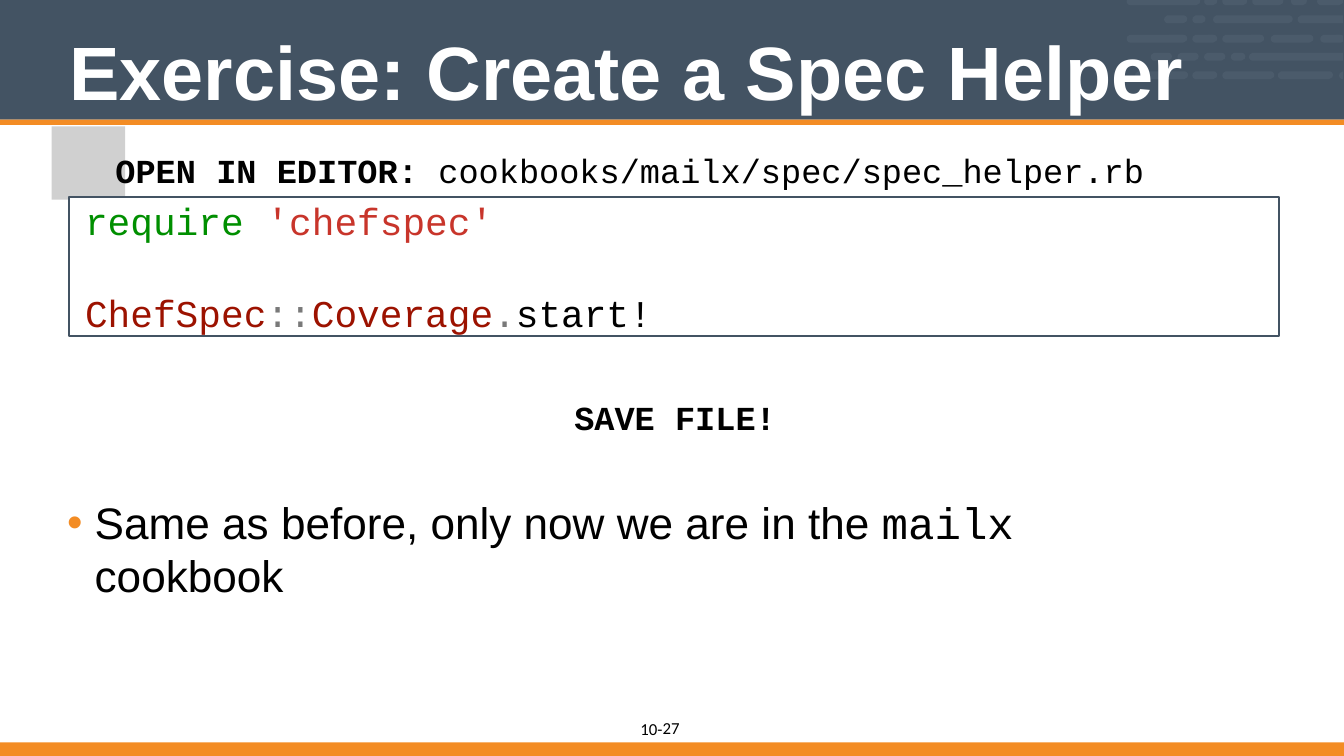
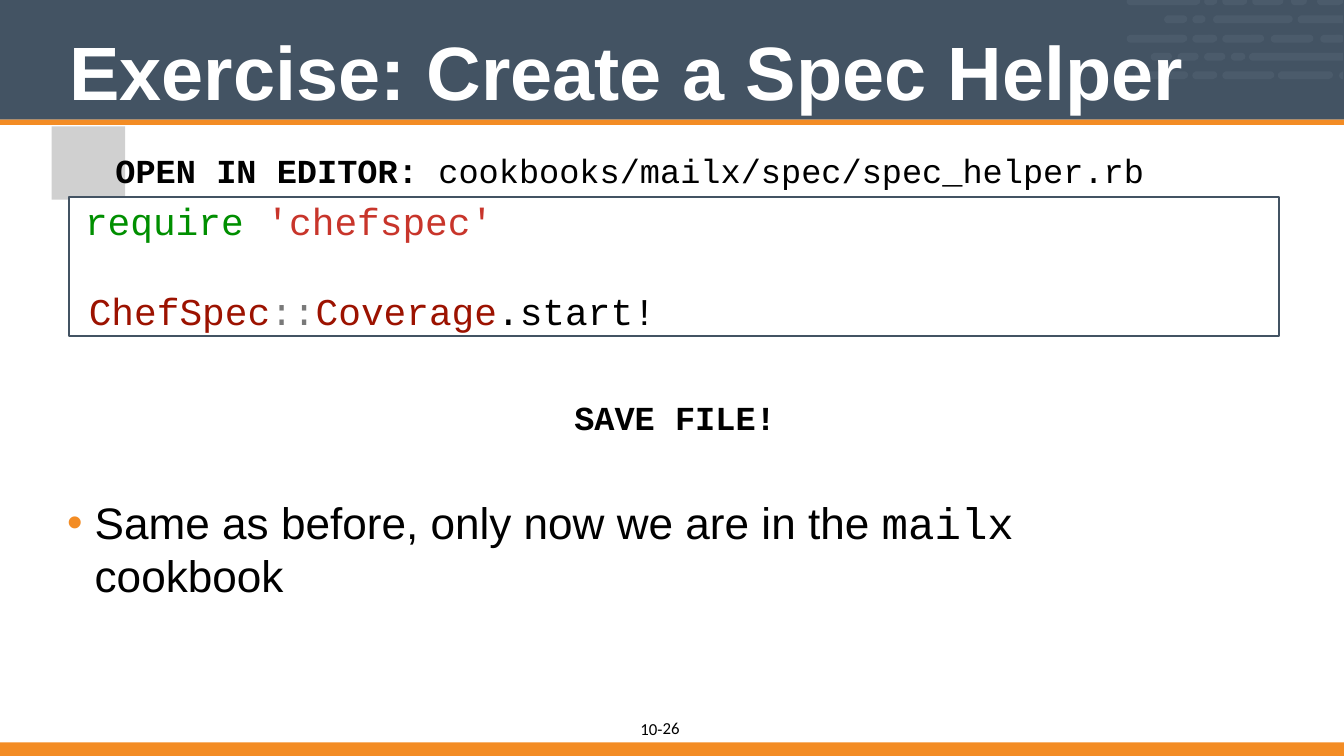
Before and after one commit to vinyar/chef-intermediate, a slide deck: slide 26 of 10-introduction_to_chefspec.pptx (slide 27 before the commit). Drawn at 1344x756 pixels with LibreOffice and Linux fonts; fonts in the diff are those of the drawing; grey boxes stand for pictures. Boxes give left, top, right and bottom in pixels: in the first picture for what was removed or moved away, otherwise in the second. Text is boxed around its words. In the diff, an @@ line names an element or a change of style, - is before the commit and + after.

```diff
--- a/10-introduction_to_chefspec.pptx
+++ b/10-introduction_to_chefspec.pptx
@@ text in rectangle at bbox=[89, 298, 656, 336]: text colour #797979 to #000000, letter spacing -0.1 to 0 pt in "ChefSpec::Coverage.start!"; indent changed @@
@@ page number at bbox=[663, 722, 680, 734]: text changed @@
-27
+26
```
Also in this commit, not shown: 14 other slides changed, 2 slides removed.
